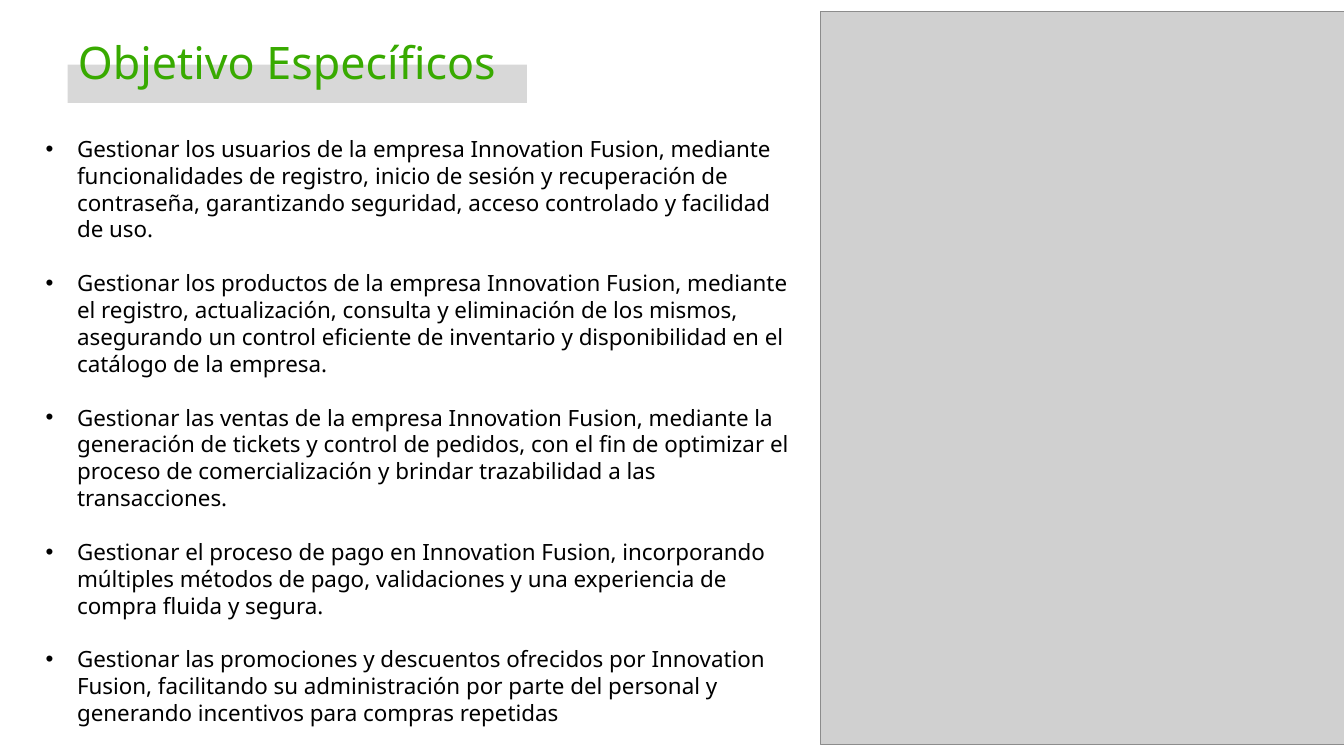
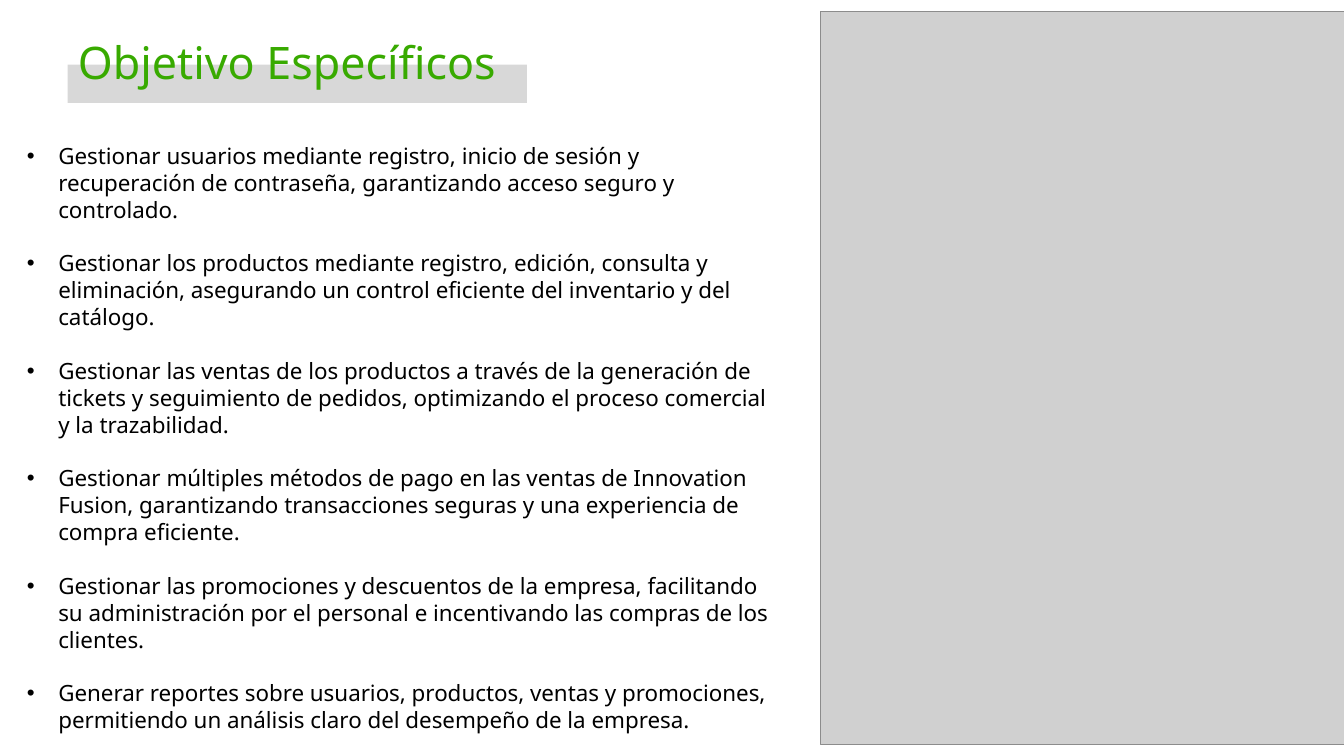
Before and after one commit to Katherin-22/Innovation_Fusion, a slide deck: slide 9 of 01_proyecto/trim1/01_contextualizacion_proyecto/Presentación del Proyecto.pptx. Drawn at 1344x756 pixels with LibreOffice and Linux fonts; fonts in the diff are those of the drawing; grey boxes stand for pictures; background and template pictures are left out. Boxes give left, top, right and bottom in pixels: in the first picture for what was removed or moved away, otherwise in the second. Text is boxed around its words. In the diff, an @@ line names an element or a change of style, - is before the commit and + after.

Commit message:
presentacion corregida

```diff
--- a/01_proyecto/trim1/01_contextualizacion_proyecto/Presentación del Proyecto.pptx
+++ b/01_proyecto/trim1/01_contextualizacion_proyecto/Presentación del Proyecto.pptx
@@ text at [58,147,768,734]: text changed @@
-• Gestionar los usuarios de la empresa Innovation Fusion, mediante funcionalidades de registro, inicio de sesión y recuperación de contraseña, garantizando seguridad, acceso controlado y facilidad de uso.
-• Gestionar los productos de la empresa Innovation Fusion, mediante el registro, actualización, consulta y eliminación de los mismos, asegurando un control eficiente de inventario y disponibilidad en el catálogo de la empresa.
-• Gestionar las ventas de la empresa Innovation Fusion, mediante la generación de tickets y control de pedidos, con el fin de optimizar el proceso de comercialización y brindar trazabilidad a las transacciones.
-• Gestionar el proceso de pago en Innovation Fusion, incorporando múltiples métodos de pago, validaciones y una experiencia de compra fluida y segura.
-• Gestionar las promociones y descuentos ofrecidos por Innovation Fusion, facilitando su administración por parte del personal y generando incentivos para compras repetidas
+• Gestionar usuarios mediante registro, inicio de sesión y recuperación de contraseña, garantizando acceso seguro y controlado.
+• Gestionar los productos mediante registro, edición, consulta y eliminación, asegurando un control eficiente del inventario y del catálogo.
+• Gestionar las ventas de los productos a través de la generación de tickets y seguimiento de pedidos, optimizando el proceso comercial y la trazabilidad.
+• Gestionar múltiples métodos de pago en las ventas de Innovation Fusion, garantizando transacciones seguras y una experiencia de compra eficiente.
+• Gestionar las promociones y descuentos de la empresa, facilitando su administración por el personal e incentivando las compras de los clientes.
+• Generar reportes sobre usuarios, productos, ventas y promociones, permitiendo un análisis claro del desempeño de la empresa.
```
Also in this commit, not shown: 1 other file.
